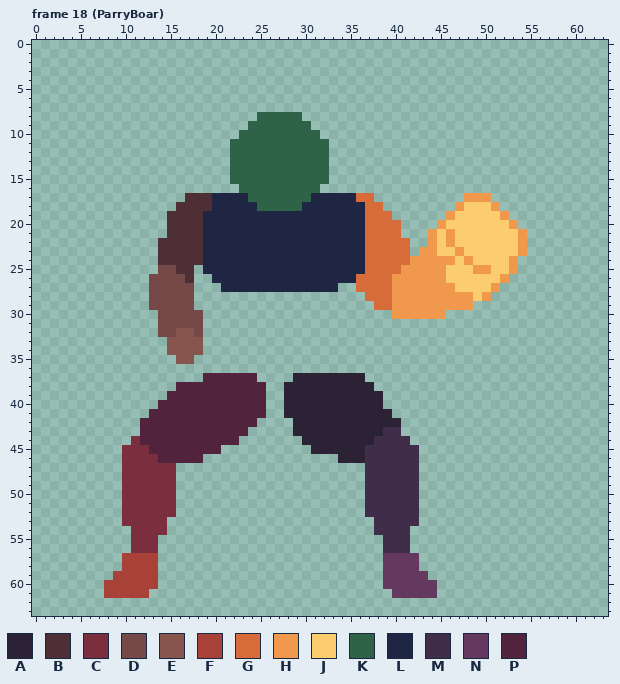
File history of a pixel-art file, Personal_Roberto/ASEPRITE/1. Liora/Liora_Boar.aseprite. The picture above was drawn from the file before the commit.
64x64 pixels, 20 frames. Shown: frame 18 (ParryBoar). The commit also changed other frames, which this record leaves out.
Visible layers, top first: "Head", "RightArm", "Torso", "RightLeg", "LeftLeg", "LeftArm", "Liora".
Palette (. is transparent): A #2b2335  B #4e2f35  C #7b2e3d  D #754947  E #88544e  F #a84239  G #d86b3a  H #f0984b  J #fbcd6e  K #2e6348  L #1f2643  M #3f2d49  N #653860  P #52233c
Pixels before, frame 18 (ParryBoar) (only the part around the change), first column x 5:
 0 .........................................................
 1 .........................................................
 2 .........................................................
 3 .........................................................
 4 .........................................................
 5 .........................................................
 6 .........................................................
 7 .........................................................
 8 ....................KKKKK................................
 9 ...................KKKKKKK...............................
10 ..................KKKKKKKKK..............................
11 .................KKKKKKKKKKK.............................
12 .................KKKKKKKKKKK.............................
13 .................KKKKKKKKKKK.............................
14 .................KKKKKKKKKKK.............................
15 .................KKKKKKKKKKK.............................
16 ..................KKKKKKKKK..............................
17 ............BBBLLLLKKKKKKKLLLLLGG..........HHH...........
18 ...........BBBBLLLLLKKKKKLLLLLLLGG........HJJJH..........
19 ..........BBBBLLLLLLLLLLLLLLLLLLGGG......HJJJJJH.........
20 ..........BBBBLLLLLLLLLLLLLLLLLLGGGG....HJJJJJJJH........
21 ..........BBBBLLLLLLLLLLLLLLLLLLGGGG...HJHJJJJJJJH.......
22 .........BBBBBLLLLLLLLLLLLLLLLLLGGGGG..HJHJJJJJJJH.......
23 .........BBBBBLLLLLLLLLLLLLLLLLLGGGGG.HHJJHJJJJJJH.......
24 .........BBBBBLLLLLLLLLLLLLLLLLLGGGGGHHHHHJHJJJJH........
25 .........DDBB.LLLLLLLLLLLLLLLLLLGGGGHHHHHJJJHHJJH........
26 ........DDDDB..LLLLLLLLLLLLLLLLGGGGHHHHHHJJJJJJH.........
27 ........DDDDD...LLLLLLLLLLLLL..GGGGHHHHHHHJJJJH..........
28 ........DDDDD...................GGGHHHHHHHHHJH...........
29 ........DDDDD....................GGHHHHHHHHH.............
30 .........DDDDD.....................HHHHHH................
31 .........DDDDD...........................................
32 .........DDEED...........................................
33 ..........EEEE...........................................
34 ..........EEEE...........................................
35 ...........EE............................................
36 .........................................................
37 ..............PPPPPP....AAAAAAAA.........................
38 ...........PPPPPPPPPP..AAAAAAAAAA........................
39 ..........PPPPPPPPPPP..AAAAAAAAAAA.......................
40 .........PPPPPPPPPPPP..AAAAAAAAAAA.......................
41 ........PPPPPPPPPPPPP..AAAAAAAAAAAA......................
42 .......PPPPPPPPPPPPP....AAAAAAAAAAAA.....................
43 .......PPPPPPPPPPPP.....AAAAAAAAAAMM.....................
44 ......CPPPPPPPPPPP.......AAAAAAAAMMMM....................
45 .....CCCPPPPPPPP..........AAAAAAMMMMMM...................
46 .....CCCCPPPPP...............AAAMMMMMM...................
47 .....CCCCCC.....................MMMMMM...................
48 .....CCCCCC.....................MMMMMM...................
49 .....CCCCCC.....................MMMMMM...................
50 .....CCCCCC.....................MMMMMM...................
51 .....CCCCCC.....................MMMMMM...................
52 .....CCCCCC.....................MMMMMM...................
53 .....CCCCC.......................MMMMM...................
54 ......CCCC.......................MMMM....................
55 ......CCC.........................MMM....................
56 ......CCC.........................MMM....................
57 .....FFFF.........................NNNN...................
58 .....FFFF.........................NNNN...................
59 ....FFFFF.........................NNNNN..................
60 ...FFFFFF.........................NNNNNN.................
61 ...FFFFF...........................NNNNN.................
62 .........................................................
63 .........................................................
After the commit:
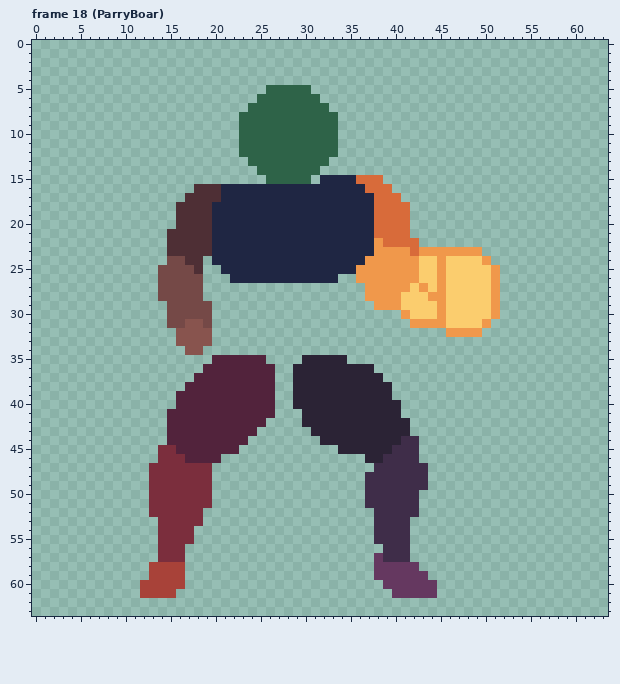
Edits made:
Changed rows in their new state; - is an unchanged pixel.
Frame 18 (ParryBoar):
first column x 8:
 5 ------------------KKKKK------------------------
 6 -----------------KKKKKKK-----------------------
 7 ----------------KKKKKKKKK----------------------
 8 ---------------KK-----KKKK---------------------
 9 ---------------K-------KKK---------------------
10 ------------------------KK---------------------
11 --------------.----------K---------------------
12 --------------.----------K---------------------
13 --------------..-------------------------------
14 --------------...-------.----------------------
15 --------------....-----.LLLLGGG----------------
16 ----------BBBLLLLLLLLLLLLLLLLGGG---------------
17 ------------B---LLLLLLL-----LLGGG-------...----
18 -----------------LLLLL-------L-GGG-----.....---
19 -------.---B-----------------L--GG----.......--
20 -------.---B-----------------L---G---.........-
21 -----------B-----------------L---G--...........
22 ------.----B-----------------LH---G-...........
23 ------.----B-----------------LHHHHG--HH-HH.....
24 ------.DD--.-----------------HHHHH-JJ-J-J-H...-
25 --------DDB..---------------HHHHH--JJ----JJH..-
26 -----.---DD-..------------..HHHH---JJ------H.--
27 -----.----D--.............--.HHH--J-J-J--------
28 -----.----D------------------HHH-JJJ--JJJ-JH---
29 -----..---DD------------------HH-JJJJ-JJJJJH---
30 ------.----D--------------------.-JJJ-JJJJJH---
31 ------.--EED----------------------HHHHJJJJH----
32 ------..--EE--------------------------HHHH-----
33 -------.---E-----------------------------------
34 -------..--------------------------------------
35 --------..--PPPPPP----AAAAA--------------------
36 -----------PPPPPPPP--AAAAAAAAA-----------------
37 ----------P------PP----------AA----------------
38 --------.---------P-.---------AA---------------
39 -------.----------P-.----------A---------------
40 ------..----------P-.----------AA--------------
41 -----..-----------P-..----------A--------------
42 ----...----------P---.-----------A-------------
43 ----...---------P----..--------AAA-------------
44 ---....--------P------..------AAA-M------------
45 --....CC-----PP--------...---AAA---------------
46 --....CCC--PP-------------...AA----------------
47 --...---CCCC-----------------.-----M-----------
48 --...---CCCC-----------------------M-----------
49 --...---CCCC-----------------------M-----------
50 --...---CCCC-----------------------------------
51 --...---CCCC-----------------------------------
52 --...---CCC------------------.-----------------
53 --....-CCCC-----------------------.------------
54 ---...-CCC-------------------------------------
55 ---...CCCC--------------------M----------------
56 ---...CCC--------------------------------------
57 --....CCC---------------------NMMM.------------
58 --...-FFF---------------------N----------------
59 -....-FFF---------------------N----------------
60 ....--FFF--------------------------------------
61 ....-FFF---------------------------------------
Pixel boxes of the changes (left, top, right, bottom) in both pictures:
changed: (104, 85, 527, 598)
